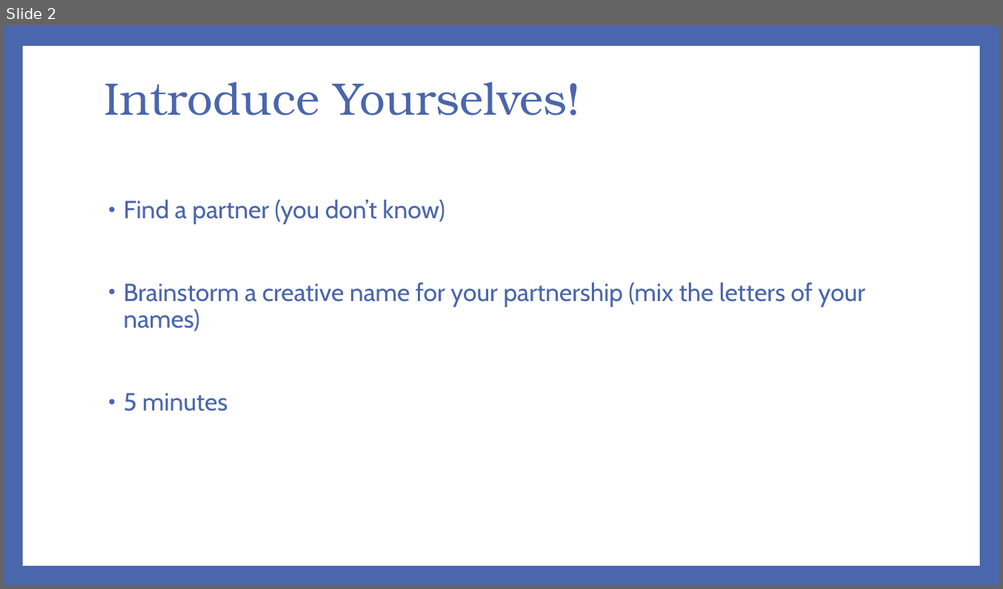
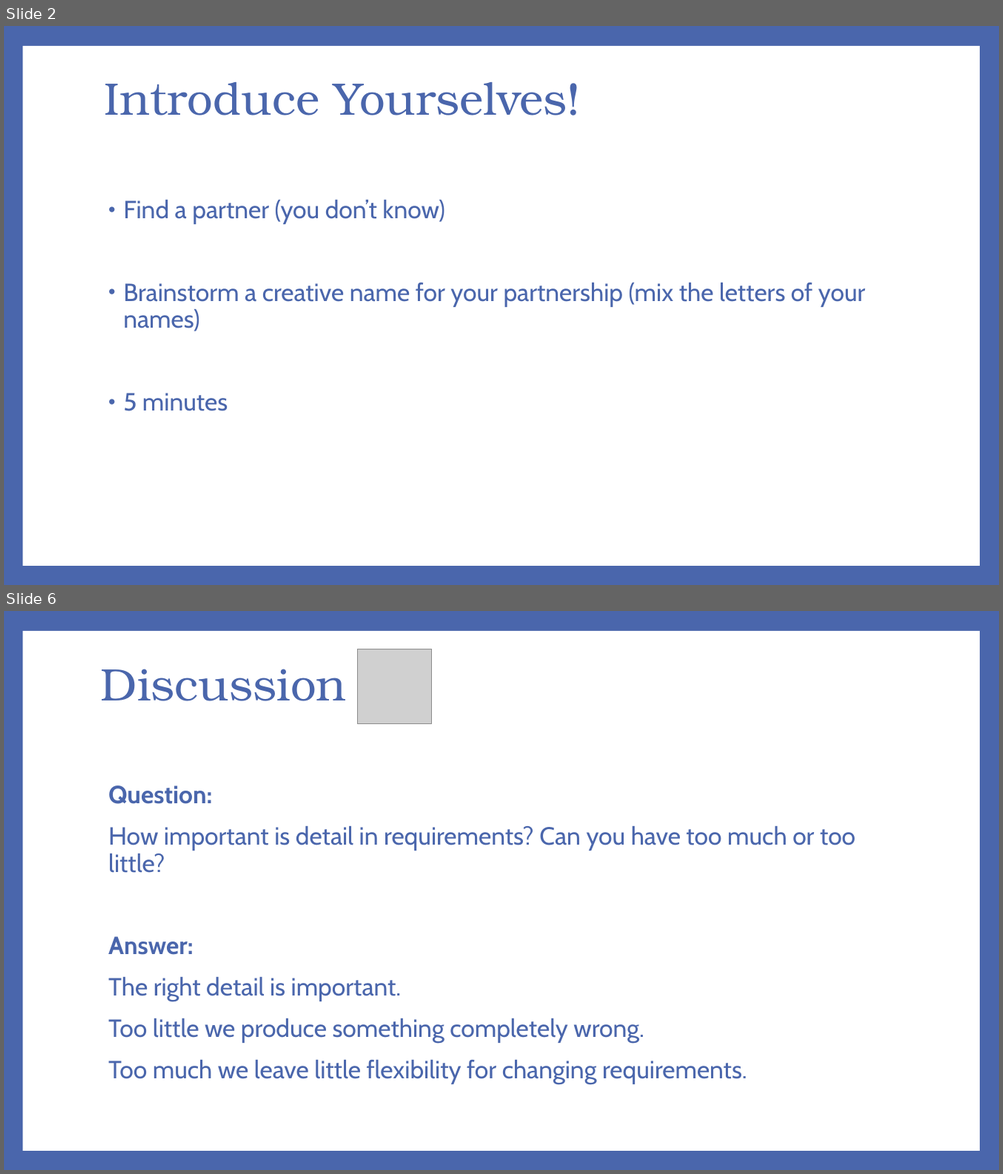
Before and after one commit to richard1au/1531-19t3, a slide deck: slides/week1.pptx. Shown one above the other, each under a label of ours: slide 2 before the commit, slides 2 and 6 after it; the slides between them are not shown. The pictures are 1003x589 and 1003x1174 pixels, drawn with LibreOffice and Linux fonts; fonts in the diff are those of the drawing; grey boxes stand for pictures. Boxes give left, top, right and bottom in pixels: in the first picture for what was removed or moved away, otherwise in the second. Text is boxed around its words. In the diff, an @@ line names an element or a change of style, - is before the commit and + after.

```diff
--- a/slides/week1.pptx
+++ b/slides/week1.pptx
@@ slide 6 added at (4, 611, 999, 1170), background #4A66AC; not listed: 1 template element that a slide beside it also shows @@
@@ picture added at (357, 649, 432, 723) @@
@@ title added at (101, 669, 346, 701), 44 pt, text #4A66AC @@
+Discussion
@@ text added at (108, 786, 855, 1085), 24 pt, text #4A66AC @@
+Question:
+How important is detail in requirements? Can you have too much or too little?
+Answer:
+The right detail is important.
+Too little we produce something completely wrong.
+Too much we leave little flexibility for changing requirements.
```
Also in this commit, not shown: 3 slides changed, 8 other slides added, 6 slides removed.
